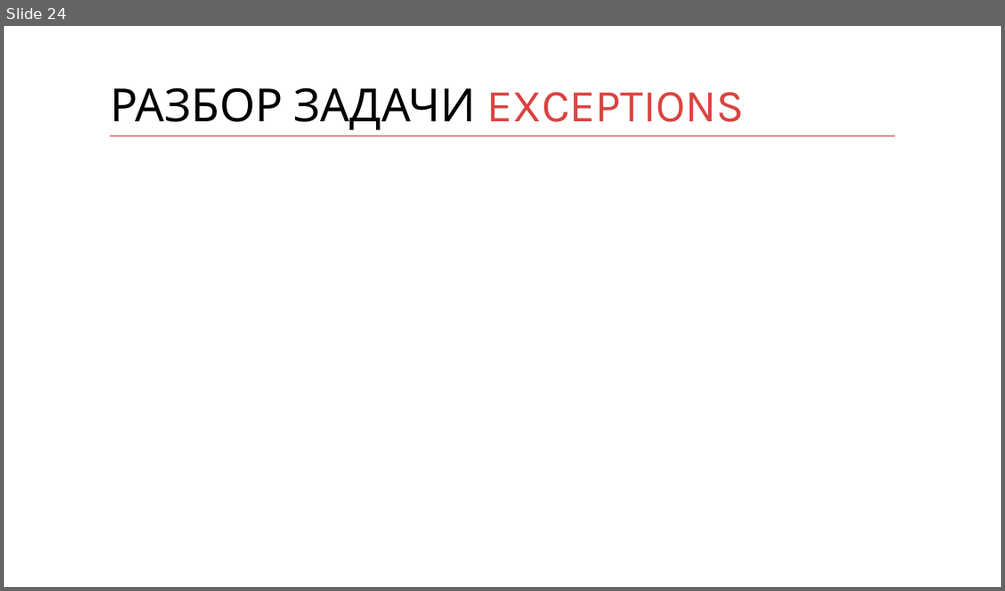
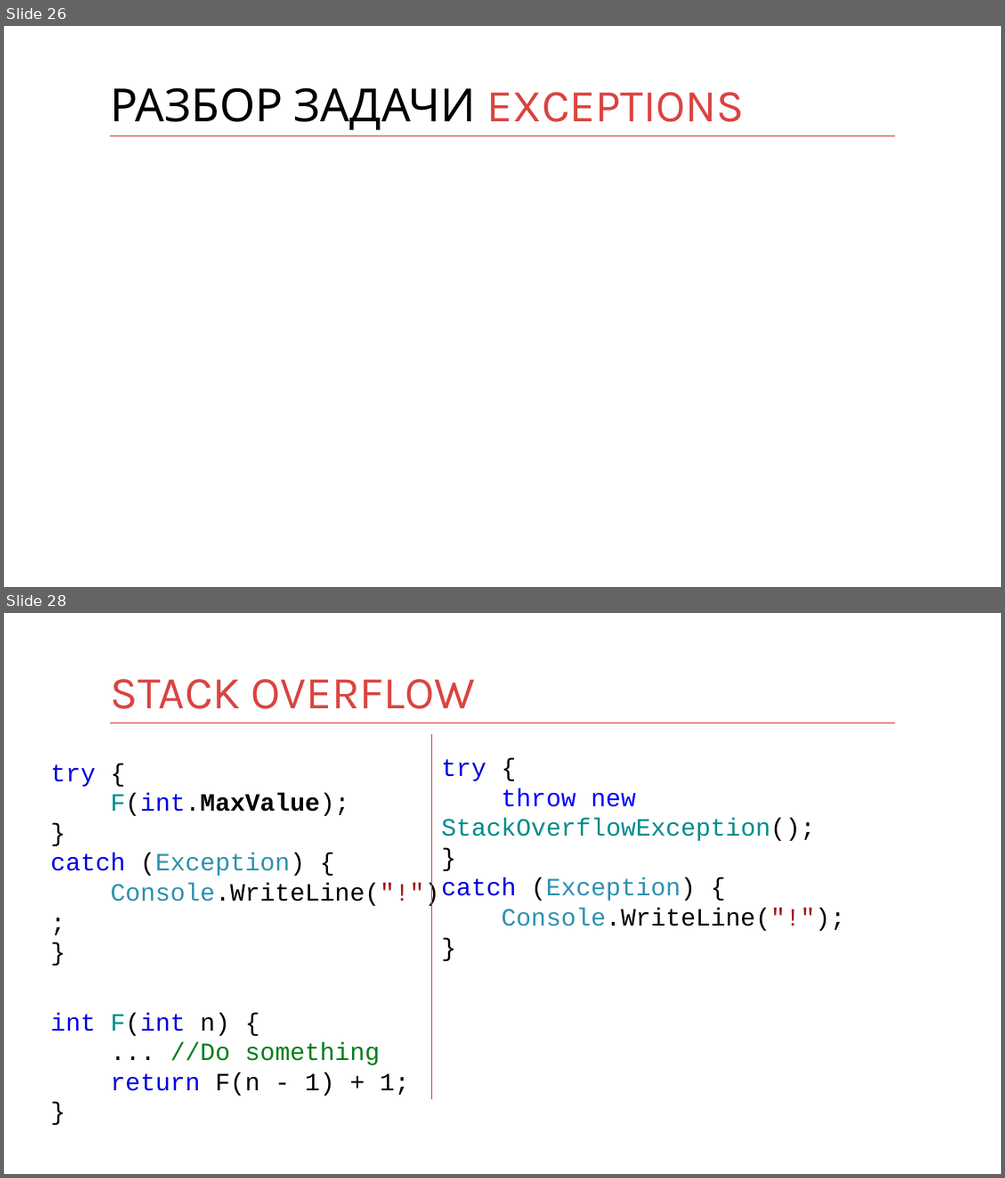
Before and after one commit to kontur-courses/exceptions, a slide deck: exceptions.pptx. Shown one above the other, each under a label of ours: slide 24 before the commit, slides 26 and 28 after it; the slides between them are not shown. The pictures are 1005x591 and 1005x1178 pixels, drawn with LibreOffice and Linux fonts; fonts in the diff are those of the drawing. Boxes give left, top, right and bottom in pixels: in the first picture for what was removed or moved away, otherwise in the second. Text is boxed around its words. In the diff, an @@ line names an element or a change of style, - is before the commit and + after.

Commit message:
+tasks and unhandled exceptions in pptx

```diff
--- a/exceptions.pptx
+++ b/exceptions.pptx
@@ slide 28 added at <box>4,613,1001,1174</box>, background #FFFFFF; not listed: 1 template element that a slide beside it also shows @@
@@ title added at <box>110,679,476,709</box>, 44 pt, text #D94440 @@
+STACK OVERFLOW
@@ line added from (432, 1100) to (432, 734), #D83F3B 0.75 pt @@
@@ text added at <box>50,764,440,1095</box>, 24 pt, text #000000 @@
+try {
+F(int.MaxValue);
+}
+catch (Exception) {
+Console.WriteLine("!");
+}
+int F(int n) {
+... //Do something
+return F(n - 1) + 1;
+}
@@ text added at <box>441,759,845,931</box>, 24 pt, text #000000 @@
+try {
+throw new StackOverflowException();
+}
+catch (Exception) {
+Console.WriteLine("!");
+}
@@ what was slide 24 is now slide 26 @@
```
Also in this commit, not shown: 3 slides changed, 17 other slides added.
